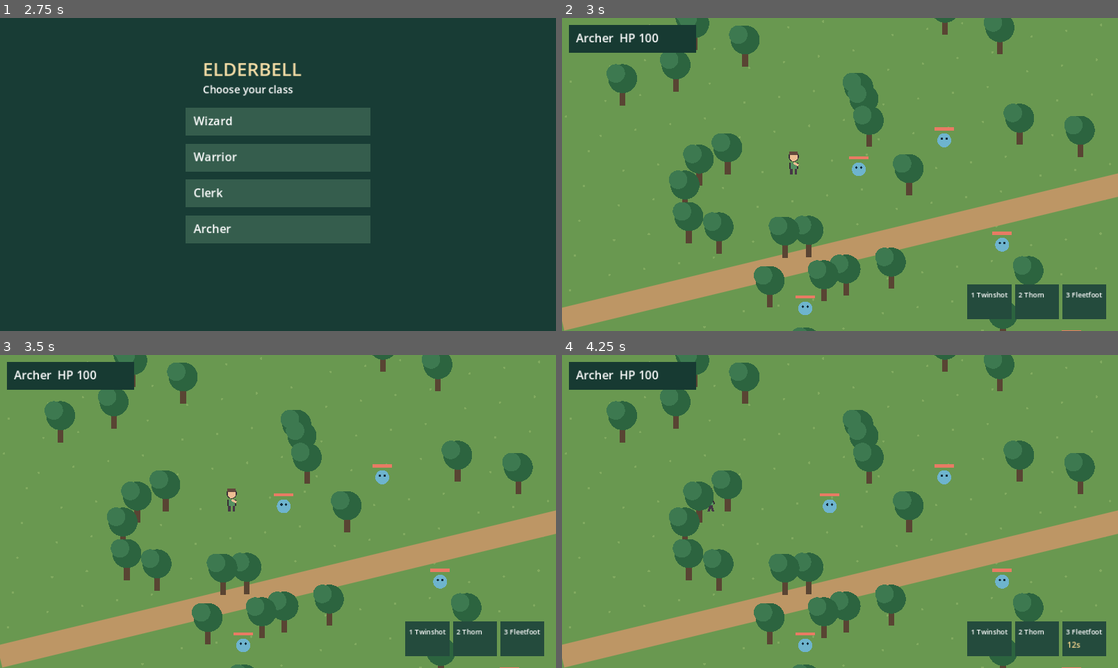
Above: before the commit, frames 1-4 (two rows, left to right).
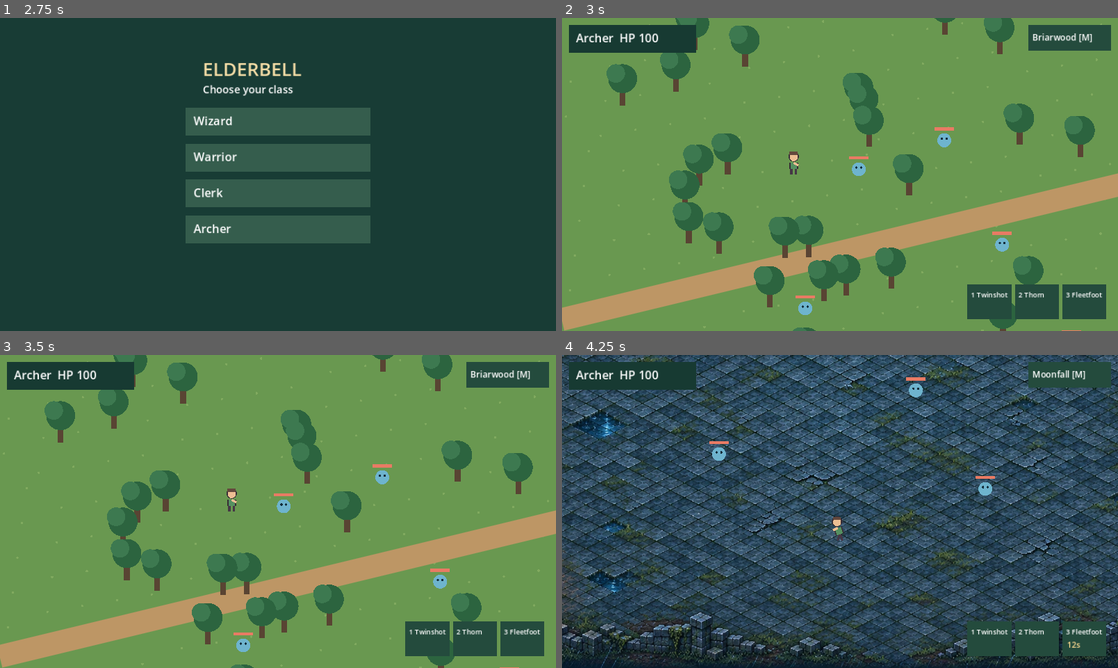
Above: after the commit, the same moments.

Repository: akmalyazidd-hue/elderbell-godot
Game: Godot game, scene res://main.tscn
The game is run twice, just before and just after one commit, with the same random seed, the same clock (stepped at 60 frames per second) and the same inputs.
Inputs (mouse positions are in pixels of both pictures, inside the frame that each line leads up to):
- Up to frame 1 (2.75 s): tap Enter at 0.5, 2 s; move the mouse to (400, 158) at 0.52 s; hold Right (ui_right) 0.53-1.25 s; tap M at 0.6, 2.3 s; click (400, 158) at 0.67 s; tap Space at 1.25 s; drag from (166, 190) to (250, 237) at 1.27 s; move the mouse to (333, 105) at 2.02 s; hold Right (ui_right) from 2.03 s (still down); tap 1 at 2.1 s; click (333, 105) at 2.17 s
- Up to frame 2 (3 s): release Right (ui_right) at 2.75 s; tap Space at 2.75 s; drag from (812, 237) to (673, 127) at 2.77 s
- Up to frame 3 (3.5 s): no input
- Up to frame 4 (4.25 s): move the mouse to (1006, 558) at 3.52 s; hold Left (ui_left) from 3.53 s (still down); tap 3 at 3.6 s; click (1006, 558) at 3.67 s; tap M at 3.8 s

Frame 1 is identical in both runs. In frame 2, 1.2% of the frame differs, in the area x 83-99%, y 2-11%; in frame 3, 1.2%; in frame 4, 95%, in the area x 0-100%, y 0-100%.

Commit message:
Add Moonfall as a playable Godot region

Diff:
--- a/main.gd
+++ b/main.gd
@@ -1,5 +1,6 @@
 extends Node2D
 
+const MOONFALL = preload("res://moonfall.webp")
 const WORLD = Vector2(1450, 1000)
 const CLASSES = {
  "Wizard": ["Ember Lance", "Frost Nova", "Arcane Focus"],
@@ -7,6 +8,7 @@
  "Clerk": ["Radiant Brand", "Sanctuary", "Renewal"],
  "Archer": ["Twinshot", "Thorn Volley", "Fleetfoot"]
 }
+var region = "Briarwood"
 var job = "Clerk"
 var position_player = Vector2(400, 400)
 var hp = 100.0
@@ -115,8 +117,19 @@
  e.hp -= value
  effects.append({"pos":e.pos+Vector2(0,-36),"life":0.8,"radius":0.0,"text":str(int(value))})
 
+func change_region() -> void:
+ region = "Moonfall" if region == "Briarwood" else "Briarwood"
+ position_player = Vector2(720, 780) if region == "Moonfall" else Vector2(400,400)
+ camera = (position_player - get_viewport_rect().size / 2).clamp(Vector2.ZERO, WORLD - get_viewport_rect().size)
+ effects.clear()
+ for e in foes:
+  e.hp = e.max
+  e.attack = 0.0
+ queue_redraw()
+
 func _unhandled_input(event: InputEvent) -> void:
  if event is InputEventKey and event.pressed and not event.echo:
+  if event.keycode == KEY_M and chosen: change_region()
   if event.keycode == KEY_1: attack(0)
   if event.keycode == KEY_2: attack(1)
   if event.keycode == KEY_3: attack(2)
@@ -139,6 +152,9 @@
     job = CLASSES.keys()[i]
     chosen = true
   return
+ if Rect2(size.x-155,12,143,44).has_point(point):
+  change_region()
+  return
  for i in 3:
   if Rect2(size.x-260+i*82,size.y-80,76,60).has_point(point):
    attack(i)
@@ -159,13 +175,16 @@
    draw_string(ThemeDB.fallback_font,r.position+Vector2(14,30),CLASSES.keys()[i],HORIZONTAL_ALIGNMENT_LEFT,-1,20,Color.WHITE)
   return
  draw_set_transform(-camera)
- draw_rect(Rect2(Vector2.ZERO,WORLD),Color("#699850"))
- for x in range(0,1450,60):
-  for y in range(0,1000,60):
-   draw_circle(Vector2(x+((y*3)%47),y+((x*7)%43)),2,Color("#81aa5f"))
- draw_line(Vector2(0,650),Vector2(1450,300),Color("#bd9665"),38,true)
+ if region == "Moonfall":
+  draw_texture_rect(MOONFALL,Rect2(Vector2.ZERO,WORLD),false)
+ else:
+  draw_rect(Rect2(Vector2.ZERO,WORLD),Color("#699850"))
+  for x in range(0,1450,60):
+   for y in range(0,1000,60):
+    draw_circle(Vector2(x+((y*3)%47),y+((x*7)%43)),2,Color("#81aa5f"))
+  draw_line(Vector2(0,650),Vector2(1450,300),Color("#bd9665"),38,true)
  var objects: Array = []
- for tree in trees:
+ for tree in trees if region == "Briarwood" else []:
   objects.append({"y":tree.y,"type":"tree","pos":tree})
  for e in foes:
   if e.hp>0: objects.append({"y":e.pos.y,"type":"enemy","pos":e.pos,"data":e})
@@ -193,6 +212,8 @@
  draw_set_transform(Vector2.ZERO)
  draw_rect(Rect2(12,12,220,48),Color("#173a32"))
  draw_string(ThemeDB.fallback_font,Vector2(24,42),job+"  HP "+str(int(hp)),HORIZONTAL_ALIGNMENT_LEFT,-1,20,Color.WHITE)
+ draw_rect(Rect2(size.x-155,12,143,44),Color("#244b3d"))
+ draw_string(ThemeDB.fallback_font,Vector2(size.x-148,39),region+" [M]",HORIZONTAL_ALIGNMENT_LEFT,-1,15,Color.WHITE)
  for i in 3:
   var r=Rect2(size.x-260+i*82,size.y-80,76,60)
   draw_rect(r,Color("#244b3d"))
Binary file added: moonfall.webp
Not shown, added: moonfall.webp.import
